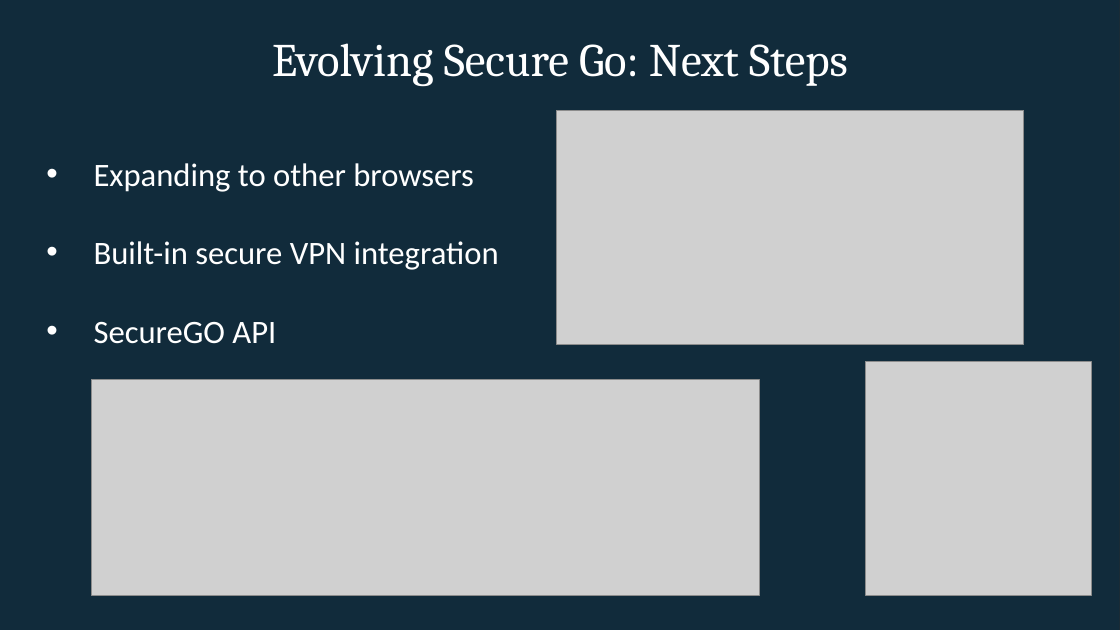
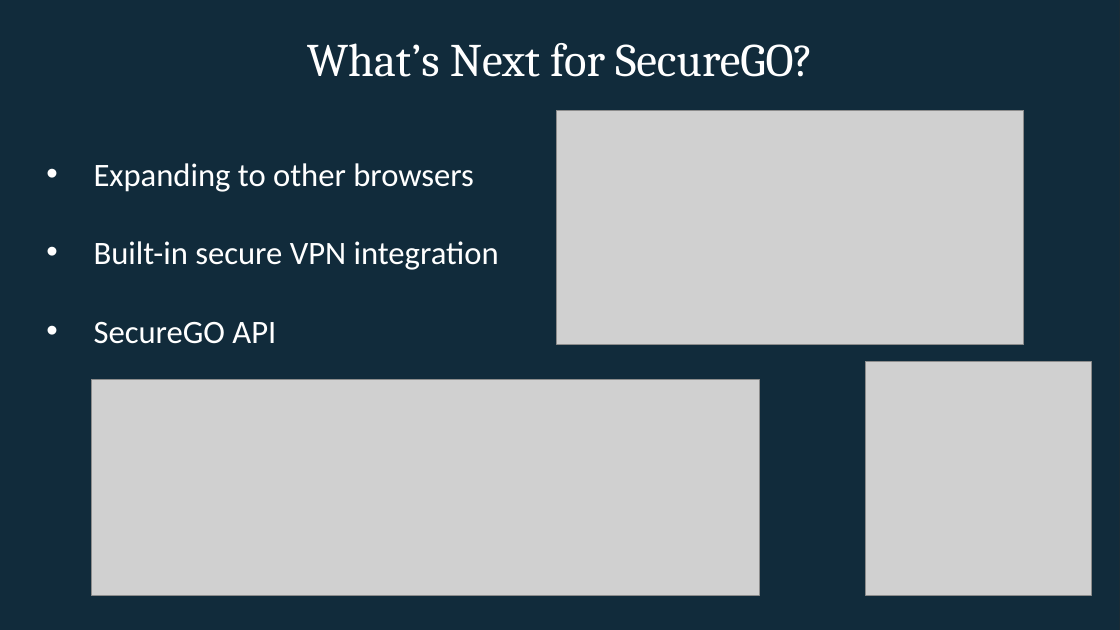
Before and after one commit to HragBankian/Secure_Go, a slide deck: slide 12 of SecureGO.pptx (slide 15 before the commit). Drawn at 1120x630 pixels with LibreOffice and Linux fonts; fonts in the diff are those of the drawing; grey boxes stand for pictures; background and template pictures are left out; a plain dark background stands for a picture behind light text. Boxes give left, top, right and bottom in pixels: in the first picture for what was removed or moved away, otherwise in the second. Text is boxed around its words. In the diff, an @@ line names an element or a change of style, - is before the commit and + after.

```diff
--- a/SecureGO.pptx
+++ b/SecureGO.pptx
@@ text at (x1=307, y1=43, x2=813, y2=77): text changed @@
-Evolving Secure Go: Next Steps
+What’s Next for SecureGO?
```
Also in this commit, not shown: 3 other slides changed, 1 slide added.
